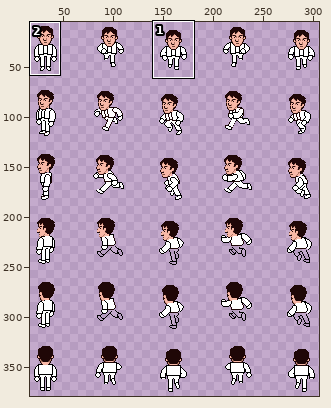
A sprite sheet gets an edit: GodotProjectFolder/Entity/Player/suitman sprites 2.png. The first picture is a wide view before the edit; the outline marks the close-up.
Close-up. Before:
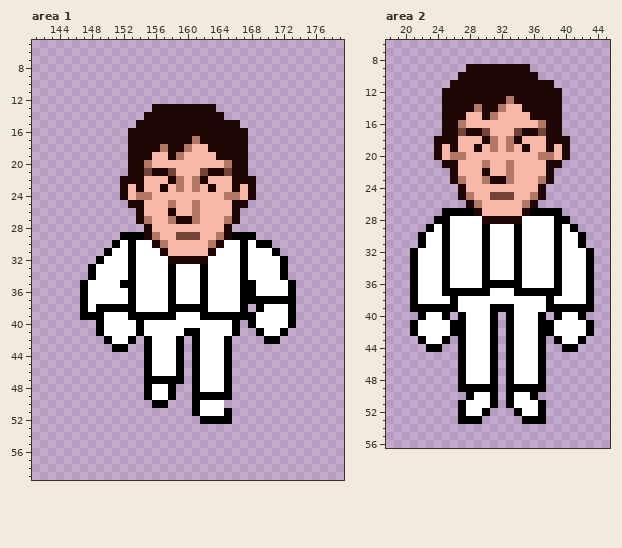
The file is 384x384 pixels. Shown: area 1: x 141..179, y 5..59; area 2: x 18..45, y 6..56. The wide view leaves out empty margins. The commit also changed other parts of the picture, which this record leaves out.
After:
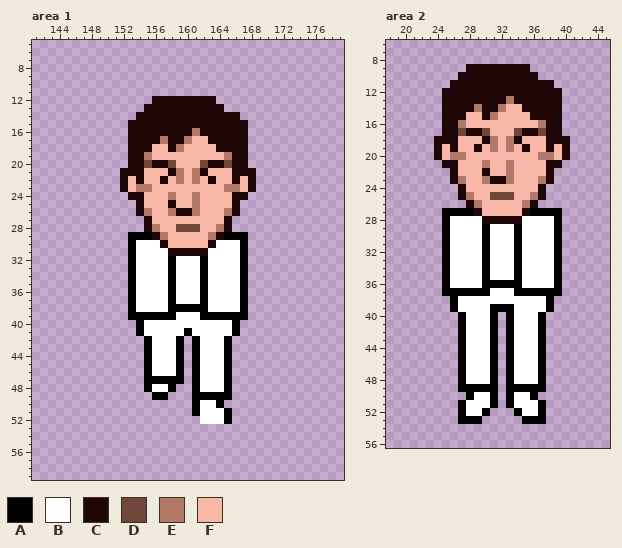
Palette (. is transparent): A #000000  B #ffffff  C #1f0707  D #714639  E #b17867  F #f7b8a7
What changed:
Changed rows in their new state; - is an unchanged pixel.
Area 1:
first column x 147:
12 ---------CCCCCCCC----------
13 --------C--------C---------
14 -------C----------CC-------
15 ------C-------------C------
16 --------------E------------
17 ----------E--EFF-----------
18 ---------FF-EF--F----------
19 --------E--FF----FE--------
20 --------DCCD---DCCD--------
21 -----C--FFFCE-ECFFF--C-----
22 ------F---CF---FC---F------
23 -------EE-F-F-F-F-EE-------
24 -----.CCF--E--E---FCC.-----
25 ------.----C--------.------
26 --------E--ECC----E--------
27 -------.C--FFFF---C.-------
28 ---------E--DDD--E---------
29 -----.--ACE-FFF-ECA--.-----
30 ----..---BC-----CB---...---
31 ---...----BCCCCCB----....--
32 --....-----ABBBA-----.....-
33 -.....---------------.....-
34 -.....---------------.....-
35 ......---------------......
36 ......---------------......
37 ......---------------......
38 ......----------------.....
39 ......---------------......
40 --.....--------------......
41 --.....-------B-------....-
42 ---....----------------..--
43 ----..---------------------
first column x 155:
49 .AA.------
50 -..------A
52 -------BBB
Area 2:
first column x 21:
28 ---.---------------.---
29 --..---------------..--
30 -...---------------...-
31 -...---------------...-
32 ....---------------....
33 ....---------------....
34 ....---------------....
35 ....---------------....
36 ....---------------....
37 ....---------------....
38 .....-------------.....
39 .....-------------.....
40 -....-------------....-
41 ......-----------......
42 ......-----------......
43 -....-------------....-
44 --..---------------..--
